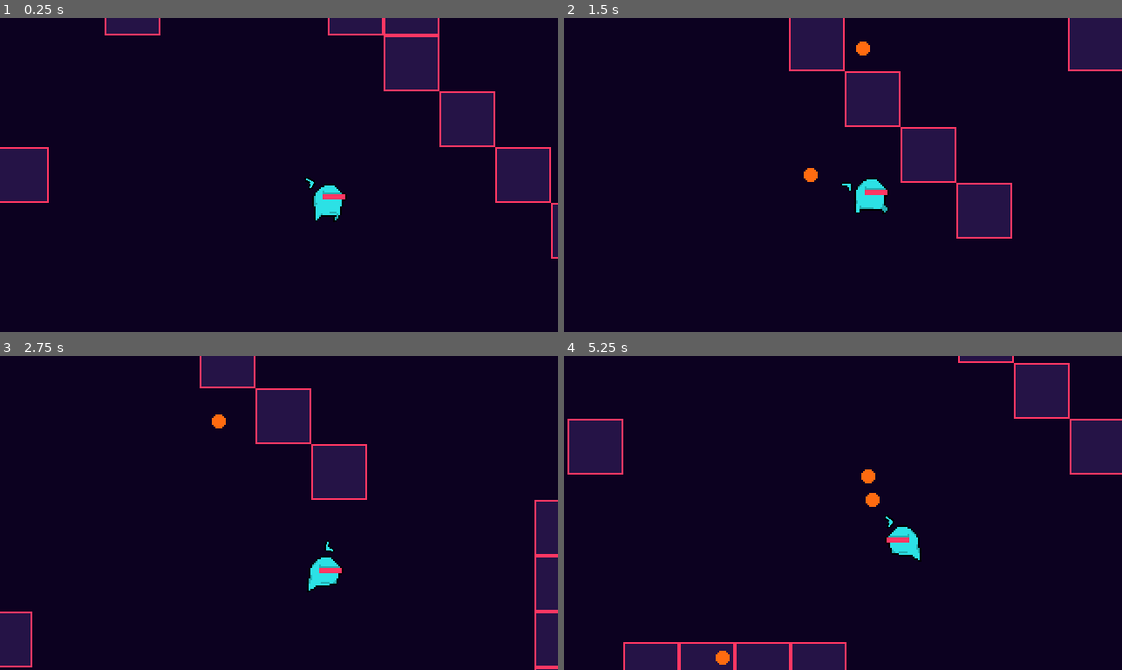
Above: before the commit, frames 1-4 (two rows, left to right).
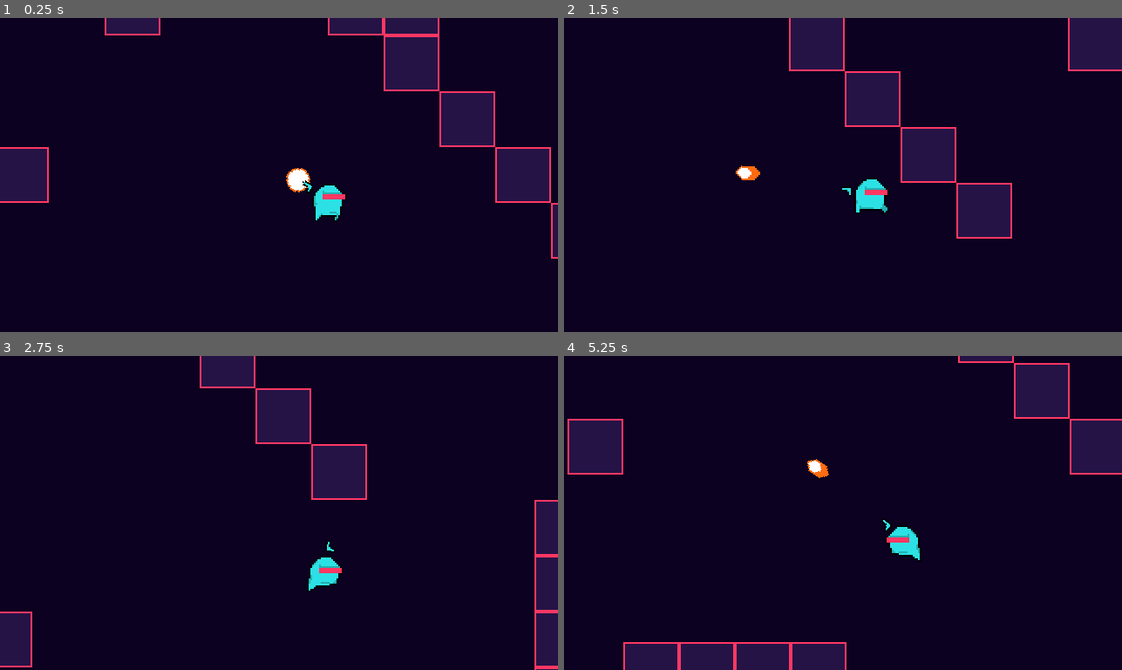
Above: after the commit, the same moments.

Repository: GregCK/RetroGun
Game: Godot game, scene res://World.tscn
Two runs of this game, one before a commit and one after it. Both use one fixed random seed, a clock stepped at 60 frames per second and the inputs below.
Inputs (mouse positions are in pixels of both pictures, inside the frame that each line leads up to):
- Up to frame 1 (0.25 s): no input
- Up to frame 2 (1.5 s): move the mouse to (965, 159) at 0.52 s; hold D (right) 0.53-1.28 s; click (965, 159) at 0.6 s; move the mouse to (731, 190) at 1.27 s; hold S (down) from 1.28 s (still down); click (731, 190) at 1.35 s
- Up to frame 3 (2.75 s): move the mouse to (334, 443) at 2.02 s; release S (down) at 2.03 s; hold D (right) from 2.03 s (still down); click (334, 443) at 2.1 s
- Up to frame 4 (5.25 s): move the mouse to (815, 575) at 2.77 s; release D (right) at 2.78 s; hold W (up) 2.78-3.53 s; click (815, 575) at 2.85 s; move the mouse to (1010, 560) at 3.52 s; hold A (left) 3.53-5.03 s; click (1010, 560) at 3.6 s; move the mouse to (675, 465) at 4.27 s; click (675, 465) at 4.35 s; move the mouse to (870, 513) at 5.02 s; hold S (down) from 5.03 s (still down); click (870, 513) at 5.1 s

The runs differ from the first frame. In frame 1, 0.3% of the frame differs, in the area x 51-57%, y 47-56%; in frame 2, 0.4%; in frame 3, 0.1%; in frame 4, 0.5%, in the area x 27-60%, y 32-99%.

Commit message:
gun pitch

Diff:
--- a/Player/Player.tscn
+++ b/Player/Player.tscn
@@ -1,10 +1,12 @@
-[gd_scene load_steps=9 format=2]
+[gd_scene load_steps=12 format=2]
 
 [ext_resource path="res://Assets/guySS.png" type="Texture" id=1]
 [ext_resource path="res://Player/Player.gd" type="Script" id=2]
 [ext_resource path="res://Assets/Pistol.png" type="Texture" id=3]
 [ext_resource path="res://Player/Weapons/Pistol.gd" type="Script" id=4]
 [ext_resource path="res://Player/Weapon.gd" type="Script" id=5]
+[ext_resource path="res://Assets/Sounds/pistol.wav" type="AudioStream" id=6]
+[ext_resource path="res://Assets/MuzzleFlare.png" type="Texture" id=7]
 
 [sub_resource type="CapsuleShape2D" id=1]
 radius = 5.52633
@@ -43,6 +45,9 @@
 "values": [ 2, 3, 4, 5, 6 ]
 }
 
+[sub_resource type="Animation" id=4]
+resource_name = "recoil"
+
 [node name="Player" type="KinematicBody2D"]
 script = ExtResource( 2 )
 
@@ -70,9 +75,28 @@
 [node name="Pistol" type="Node2D" parent="Weapon"]
 script = ExtResource( 4 )
 
+[node name="MuzzleFlareSprite" type="Sprite" parent="Weapon/Pistol"]
+position = Vector2( 19.5742, 0.822557 )
+texture = ExtResource( 7 )
+
+[node name="Timer" type="Timer" parent="Weapon/Pistol/MuzzleFlareSprite"]
+wait_time = 0.01
+
 [node name="Pistol" type="Sprite" parent="Weapon/Pistol"]
-position = Vector2( 13.3369, 1.9945 )
+position = Vector2( 13.3369, 0.99224 )
 texture = ExtResource( 3 )
 
+[node name="AnimationPlayer" type="AnimationPlayer" parent="Weapon/Pistol"]
+anims/recoil = SubResource( 4 )
+
 [node name="Firepoint" type="Position2D" parent="Weapon/Pistol"]
-position = Vector2( 16.6347, 2.05464 )
+position = Vector2( 23.7517, 1.961 )
+
+[node name="AudioStreamPlayer" type="AudioStreamPlayer" parent="Weapon/Pistol"]
+stream = ExtResource( 6 )
+volume_db = -17.377
+
+[node name="GunPitchTimer" type="Timer" parent="Weapon/Pistol"]
+wait_time = 0.4
+[connection signal="timeout" from="Weapon/Pistol/MuzzleFlareSprite/Timer" to="Weapon/Pistol" method="_on_Timer_timeout"]
+[connection signal="timeout" from="Weapon/Pistol/GunPitchTimer" to="Weapon/Pistol" method="_on_GunPitchTimer_timeout"]
--- a/Player/PlayerBullet.gd
+++ b/Player/PlayerBullet.gd
@@ -2,17 +2,18 @@
 
 
 var velocity = Vector2.ZERO
-const speed = 100
+const speed = 350
 
 
 # Called when the node enters the scene tree for the first time.
 func _ready():
-	pass # Replace with function body.
+	look_at(velocity)
 
 
 func init(direction:Vector2):
 	velocity = direction * speed
 
 
+
 func _physics_process(delta):
 	velocity = move_and_slide(velocity)
--- a/Player/PlayerBullet.tscn
+++ b/Player/PlayerBullet.tscn
@@ -1,10 +1,11 @@
 [gd_scene load_steps=3 format=2]
 
-[ext_resource path="res://Assets/PlayerBullet3.png" type="Texture" id=1]
+[ext_resource path="res://Assets/PlayerBulletLong.png" type="Texture" id=1]
 [ext_resource path="res://Player/PlayerBullet.gd" type="Script" id=2]
 
 [node name="PlayerBullet" type="KinematicBody2D"]
 script = ExtResource( 2 )
 
 [node name="Sprite" type="Sprite" parent="."]
+z_index = -1
 texture = ExtResource( 1 )
--- a/Player/Weapons/Pistol.gd
+++ b/Player/Weapons/Pistol.gd
@@ -4,18 +4,25 @@
 
 onready var sprite = $Pistol
 onready var firepoint = $Firepoint
+onready var audioStreamPlayer = $AudioStreamPlayer
+onready var muzzleFlareSprite = $MuzzleFlareSprite
+onready var muzzleFlareTimer = $MuzzleFlareSprite/Timer
+onready var gunPitchTimer = $GunPitchTimer
 var world
+var rng =  RandomNumberGenerator.new()
 
 # Called when the node enters the scene tree for the first time.
 func _ready():
 	world = get_parent().get_parent().get_parent()
 
-
 # Called every frame. 'delta' is the elapsed time since the previous frame.
 func _process(_delta):
 	var mousePos = get_global_mouse_position()
 	look_at(mousePos)
-	sprite.set_flip_v(isFacingLeft())
+	var isLeft = isFacingLeft()
+	sprite.set_flip_v(isLeft)
+	muzzleFlareSprite.set_flip_v(isLeft)
+
 
 
 
@@ -27,8 +34,32 @@
 	else:
 		return false
 
+const default_pitch = 0.7
+var pitch : float = default_pitch
 func attack(direction:Vector2):
+#	create bullet
 	var bullet = Bullet.instance()
 	bullet.init(direction)
 	bullet.set_global_position( firepoint.get_global_position() )
 	world.add_child(bullet)
+
+
+	#raise pitch
+	pitch = pitch + 0.02
+	audioStreamPlayer.set_pitch_scale(pitch)
+	gunPitchTimer.start()
+	audioStreamPlayer.play()
+
+
+	muzzleFlareSprite.visible = true
+	muzzleFlareTimer.start()
+
+
+
+
+func _on_Timer_timeout():
+	muzzleFlareSprite.visible = false
+
+
+func _on_GunPitchTimer_timeout():
+	pitch = default_pitch
Not shown, changed: .mono/metadata/ide_messaging_meta.txt
Binary file added: Assets/MuzzleFlare.png
Not shown, added: Assets/MuzzleFlare.png.import
Binary file changed: Assets/Pistol.png
Binary file added: Assets/PlayerBulletLong.png
Not shown, added: Assets/PlayerBulletLong.png.import
Not shown, added: Assets/Sounds/pistol.wav.import
Not shown, added: Assets/Sounds/pistol.wav
